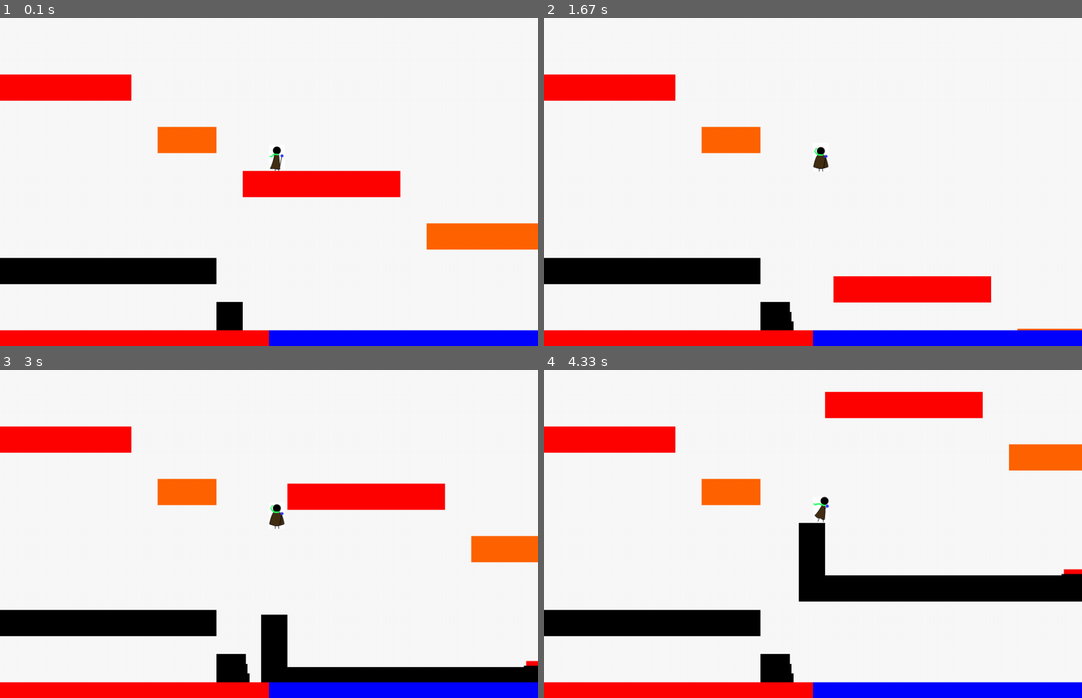
Above: before the commit, frames 1-4 (two rows, left to right).
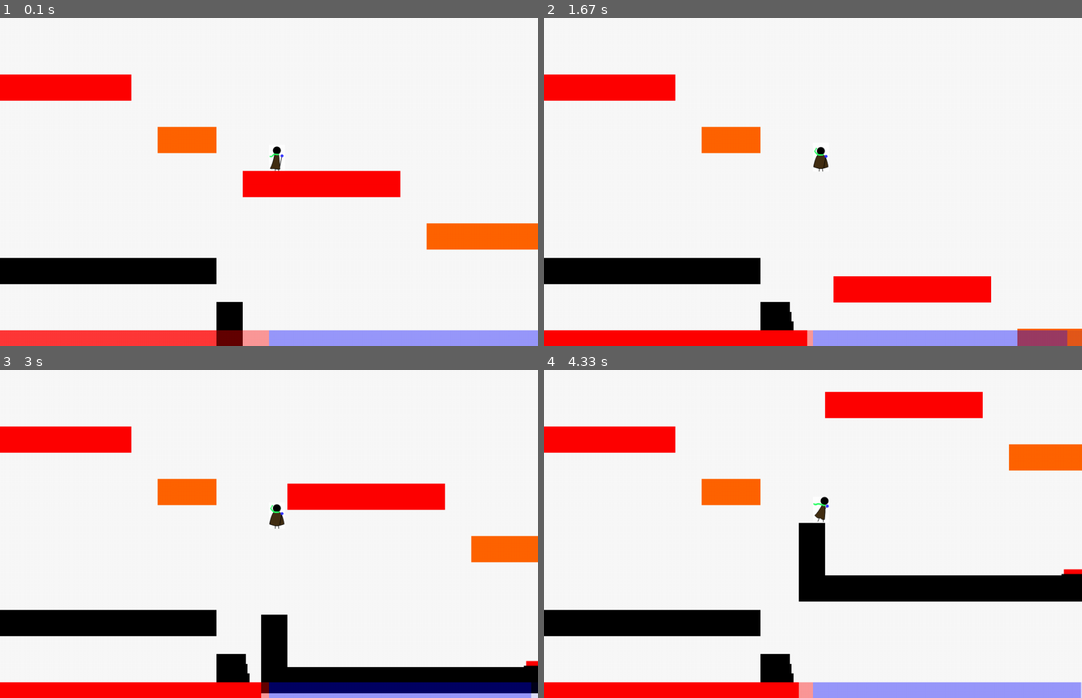
Above: after the commit, the same moments.

Repository: icanwalkonwater/sb-gamejam-pygame
Game: pygame game, started from src/main.py
The game is run twice, just before and just after one commit, with the same random seed, the same clock (stepped at 60 frames per second) and the same inputs.
Inputs:
- Up to frame 1 (0.1 s): no input
- Up to frame 2 (1.67 s): tap & at 0.33 s; tap Space at 0.67 s; tap D at 1 s
- Up to frame 3 (3 s): tap D at 2.33, 2.73 s
- Up to frame 4 (4.33 s): tap D at 3.03, 3.23, 3.53, 3.8, 4.13 s; tap Space at 3.32 s

The runs differ from the first frame. In frame 1, 4.8% of the frame differs, in the area x 0-100%, y 95-100%; in frame 2, 2.5%; in frame 3, 2.5%; in frame 4, 2.6%.

Commit message:
Fixed UI update

Diff:
--- a/src/scene.py
+++ b/src/scene.py
@@ -158,7 +158,7 @@
 
         # Redraw the UI on top of everything
         # No need to clear it since its not supposed to move in any way
-        self.ui.clear(surface, self.__background)
+        # self.ui.clear(surface, self.__background)
         invalidated.extend(self.ui.draw(surface))
 
         return invalidated
@@ -182,3 +182,4 @@
         # Dispatch updates to every game object
         self.statics.update(delta_time)
         self.dynamics.update(delta_time)
+        self.ui.update(delta_time)
